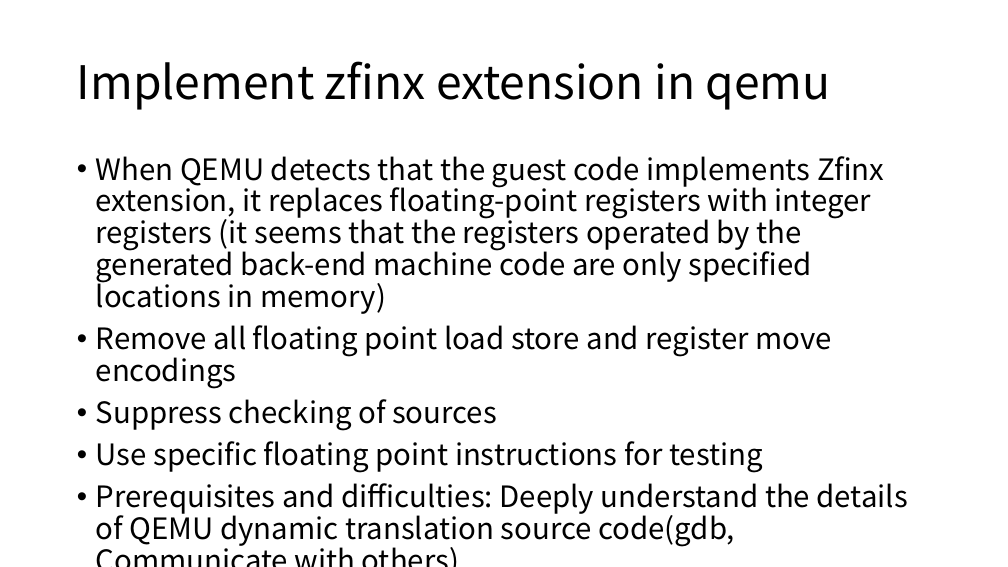
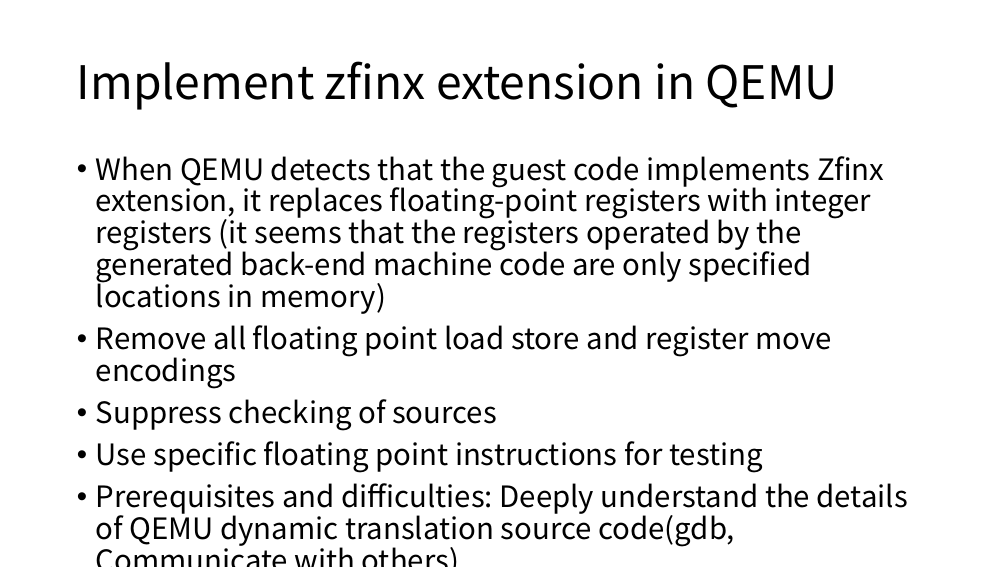
Before and after one commit to ArdxWe/codesnippets, a slide deck: slide 18 of PLCT/ImplementationanalysisofRISC-VZfinxextensioninQEMU.pptx. Drawn at 1008x567 pixels with LibreOffice and Linux fonts; fonts in the diff are those of the drawing. Boxes give left, top, right and bottom in pixels: in the first picture for what was removed or moved away, otherwise in the second. Text is boxed around its words. In the diff, an @@ line names an element or a change of style, - is before the commit and + after.

```diff
--- a/PLCT/ImplementationanalysisofRISC-VZfinxextensioninQEMU.pptx
+++ b/PLCT/ImplementationanalysisofRISC-VZfinxextensioninQEMU.pptx
@@ title at box(77, 61, 838, 110): text changed @@
-Implement zfinx extension in qemu
+Implement zfinx extension in QEMU
```
Also in this commit, not shown: 8 other slides changed.
